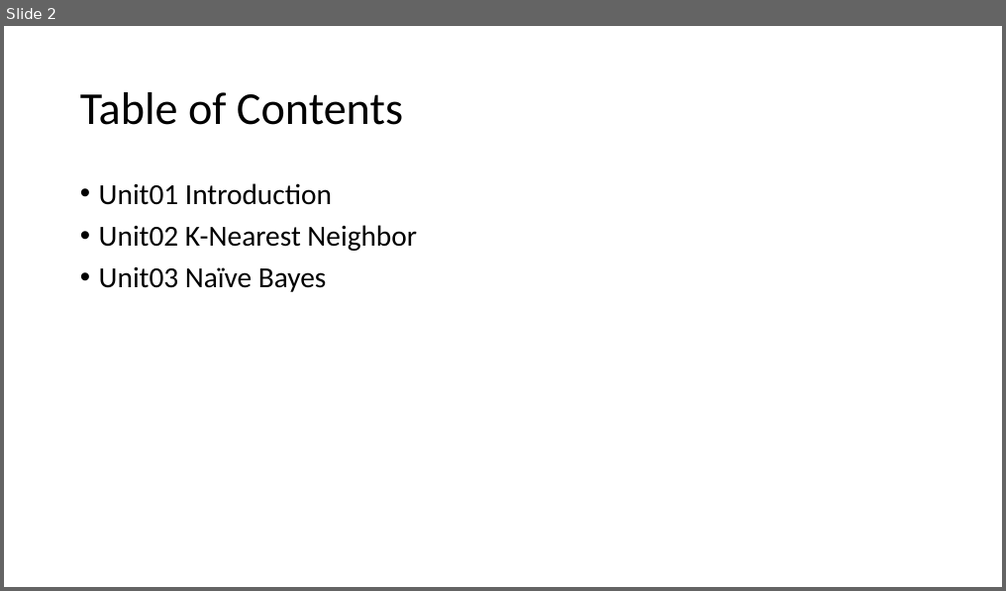
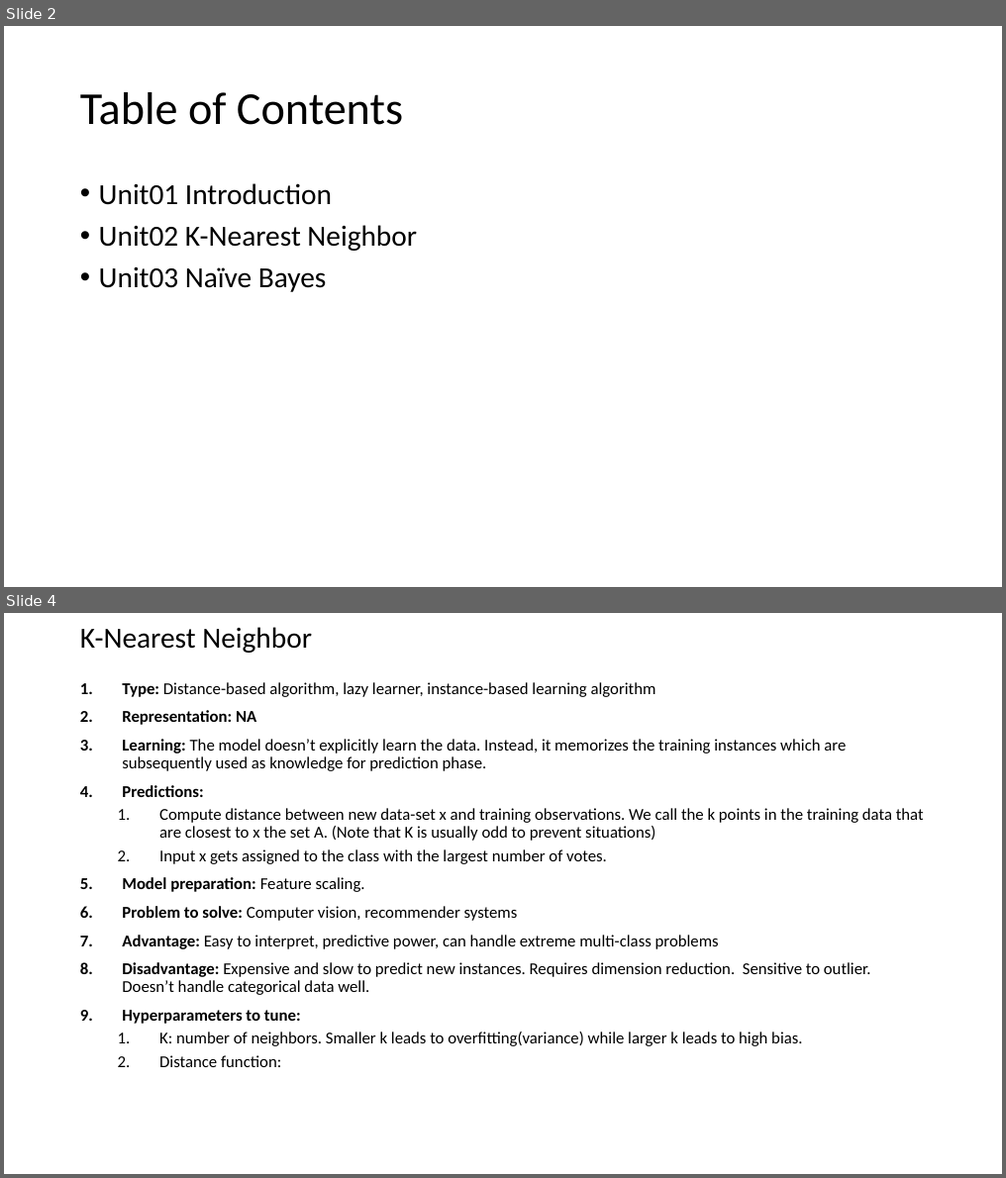
Before and after one commit to K-AlfredIwasaki/study_notes, a slide deck: SUMMARY/W207 MACHINE LEARNING.pptx. Shown one above the other, each under a label of ours: slide 2 before the commit, slides 2 and 4 after it; the slides between them are not shown. The pictures are 1006x591 and 1006x1178 pixels, drawn with LibreOffice and Linux fonts; fonts in the diff are those of the drawing. Boxes give left, top, right and bottom in pixels: in the first picture for what was removed or moved away, otherwise in the second. Text is boxed around its words. In the diff, an @@ line names an element or a change of style, - is before the commit and + after.

```diff
--- a/SUMMARY/W207 MACHINE LEARNING.pptx
+++ b/SUMMARY/W207 MACHINE LEARNING.pptx
@@ slide 4 added at (4, 613, 1002, 1174), background #FFFFFF @@
@@ title added at (80, 627, 312, 653), 28 pt, text #000000 @@
+K-Nearest Neighbor
@@ text added at (122, 682, 924, 1067), 16 pt, text #000000 @@
+1. Type: Distance-based algorithm, lazy learner, instance-based learning algorithm
+2. Representation: NA
+3. Learning: The model doesn’t explicitly learn the data. Instead, it memorizes the training instances which are subsequently used as knowledge for prediction phase.
+4. Predictions:
+  1. Compute distance between new data-set x and training observations. We call the k points in the training data that are closest to x the set A. (Note that K is usually odd to prevent situations)
+  2. Input x gets assigned to the class with the largest number of votes.
+5. Model preparation: Feature scaling.
+6. Problem to solve: Computer vision, recommender systems
+7. Advantage: Easy to interpret, predictive power, can handle extreme multi-class problems
+8. Disadvantage: Expensive and slow to predict new instances. Requires dimension reduction. Sensitive to outlier. Doesn’t handle categorical data well.
+9. Hyperparameters to tune:
+  1. K: number of neighbors. Smaller k leads to overfitting(variance) while larger k leads to high bias.
+  2. Distance function:
```
Also in this commit, not shown: 5 other slides added, 46 other files.
